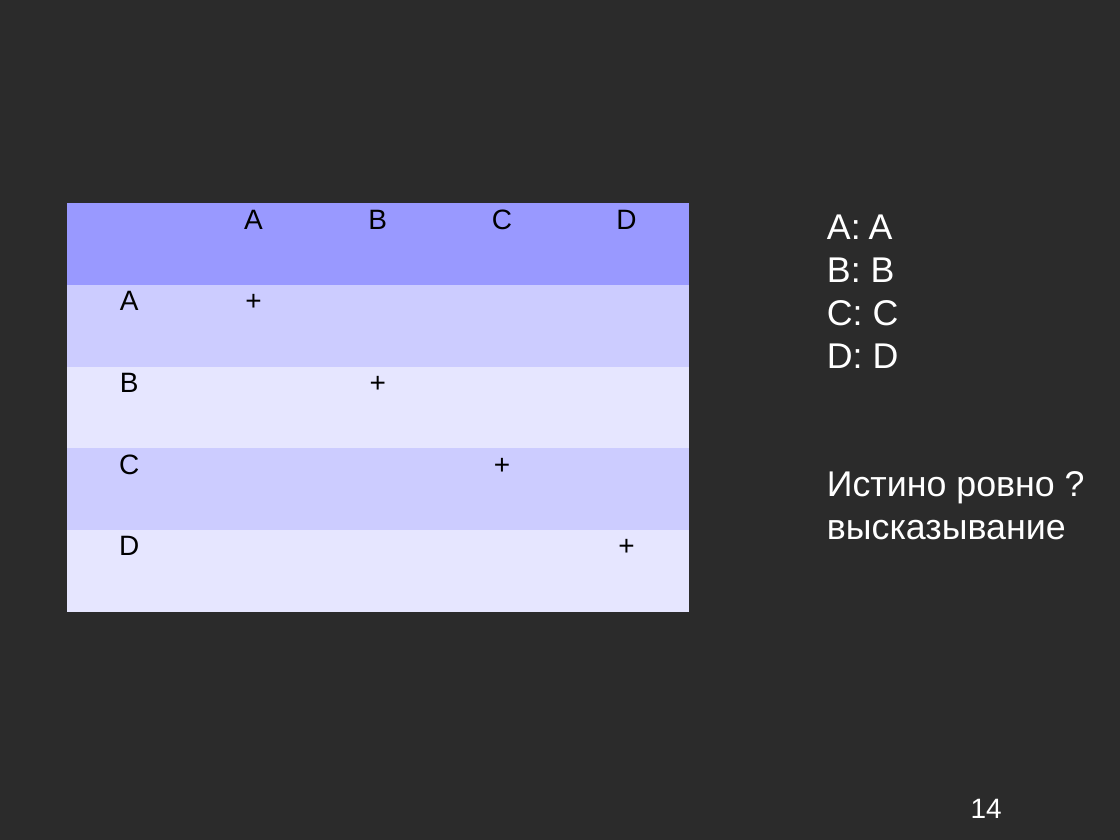
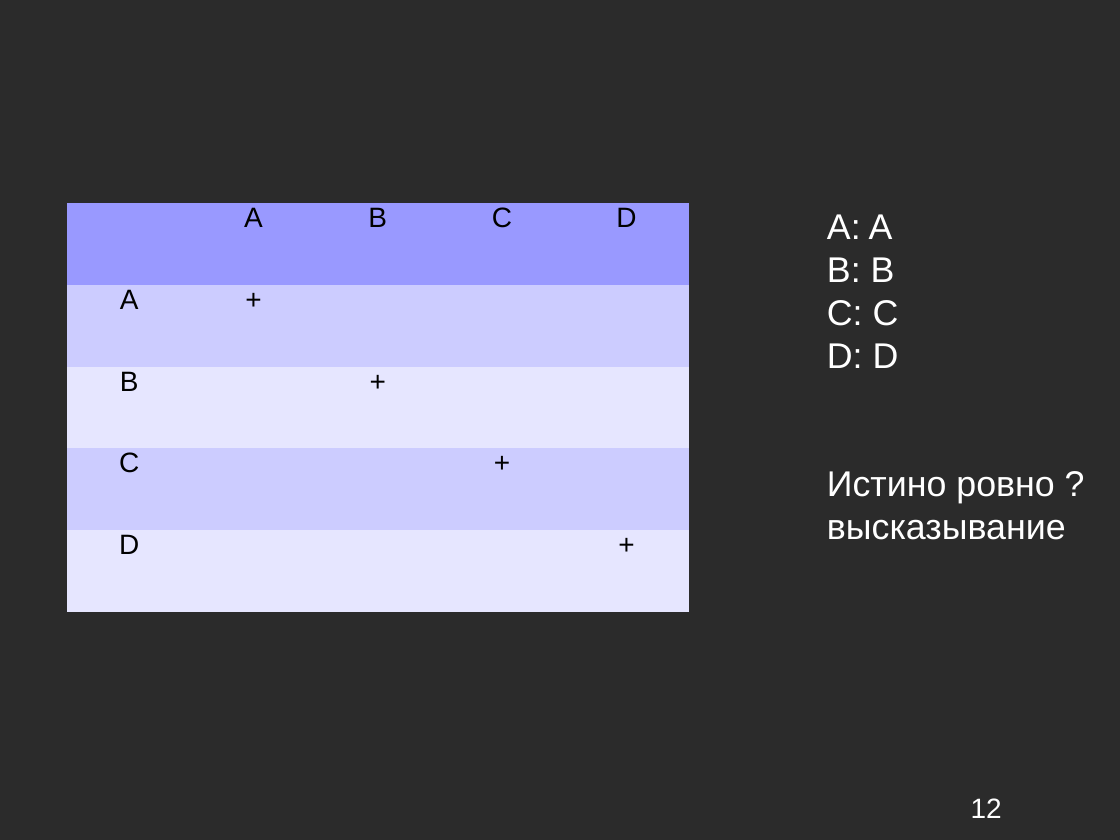
Before and after one commit to kevroletin/Coursework, a slide deck: slide 12 of 236_Кевролетин_презентация.ppt (slide 14 before the commit). Drawn at 1120x840 pixels with LibreOffice and Linux fonts; fonts in the diff are those of the drawing; background and template pictures are left out; a plain dark background stands for a picture behind light text. Boxes give left, top, right and bottom in pixels: in the first picture for what was removed or moved away, otherwise in the second. Text is boxed around its words. In the diff, an @@ line names an element or a change of style, - is before the commit and + after.

```diff
--- a/236_Кевролетин_презентация.ppt
+++ b/236_Кевролетин_презентация.ppt
@@ table at (67, 203, 689, 612) @@
@@ line spacing 0.81 to 0.76 @@
@@ page number at (971, 798, 1002, 818): text changed @@
-14
+12
```
Also in this commit, not shown: 8 other slides changed, 3 slides removed.
